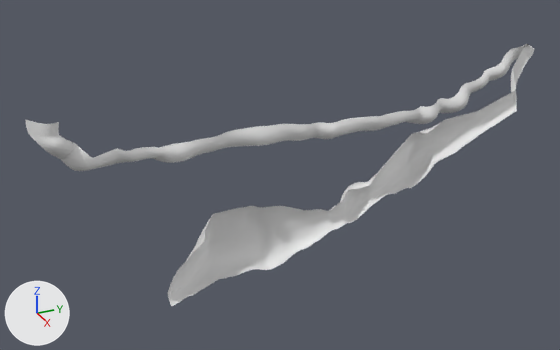
The Blender file models/room04/room04a.blend: old version first, new version second.
Before and after are seen from a camera (50 mm lens) standing at (84.5, -103.3, 11.0) and looking at (2.2, -66.2, -30.2). Every picture has the same lights, and +X, +Y and +Z are marked at lower left.

Objects in the first picture: 'large_cavern_connector', 'submerged_tunnel01', 'submerged_tunnel02'.
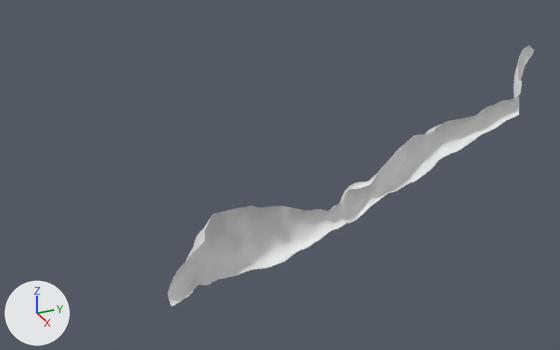
Commit message: minor changes to room04 -04b.bledn

What differs and where, as boxes [x1, y1, x2, y2] in the pictures (560 x 350 px; the box of a moved part takes in the faces that stretch with it):
'submerged_tunnel01', hidden: before [26, 44, 534, 171]
'large_cavern_connector', hidden: before [25, 119, 59, 128]
part 1 of me_circle_004, moved or reshaped: before [378, 86, 517, 188]; after [379, 85, 522, 184]

The change in detail:
me_circle_004 is used by ob_submerged_tunnel02; location (0.0, 0.0, 0.0).
me_circle_004 had 3423 vertices, 3390 faces, 1 loose edge and spanned x 1.5..25.6, y -83.6..-26.0, z -41.2..-17.0.
me_circle_004 now has 3368 vertices, 3316 faces, 1 loose edge and spans x 1.5..25.6, y -83.6..-26.0, z -41.2..-17.0.
me_circle_004 part 1: 1213 vertices moved from x 3.2..25.6, y -81.9..-28.5, z -41.2..-17.6 to x 3.1..25.6, y -81.9..-28.5, z -41.2..-17.2; 1259 vertices removed from x 4.1..25.6, y -52.5..-34.0, z -35.4..-19.6; 1204 vertices added at x 5.6..25.6, y -52.5..-33.8, z -35.4..-18.8.
Object 'large_cavern_connector' (ob_large_cavern_connector) is now hidden.
Object 'submerged_tunnel01' (ob_submerged_tunnel01) is now hidden.
